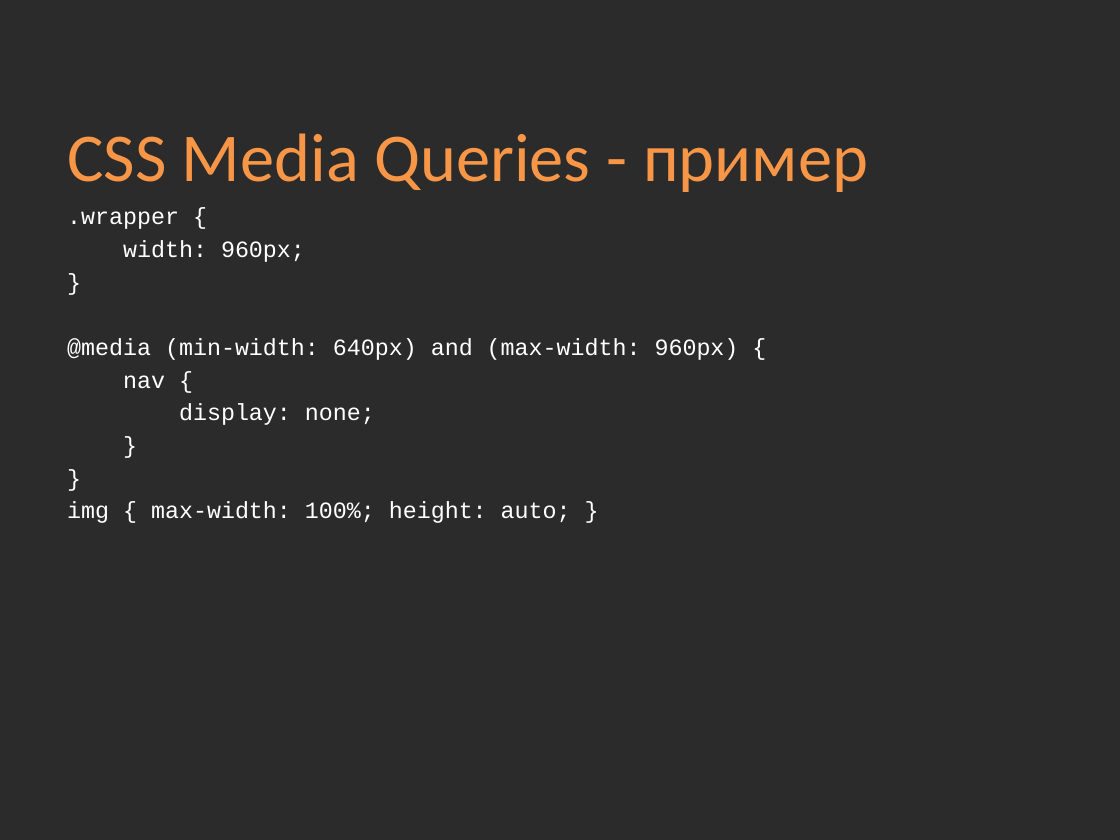
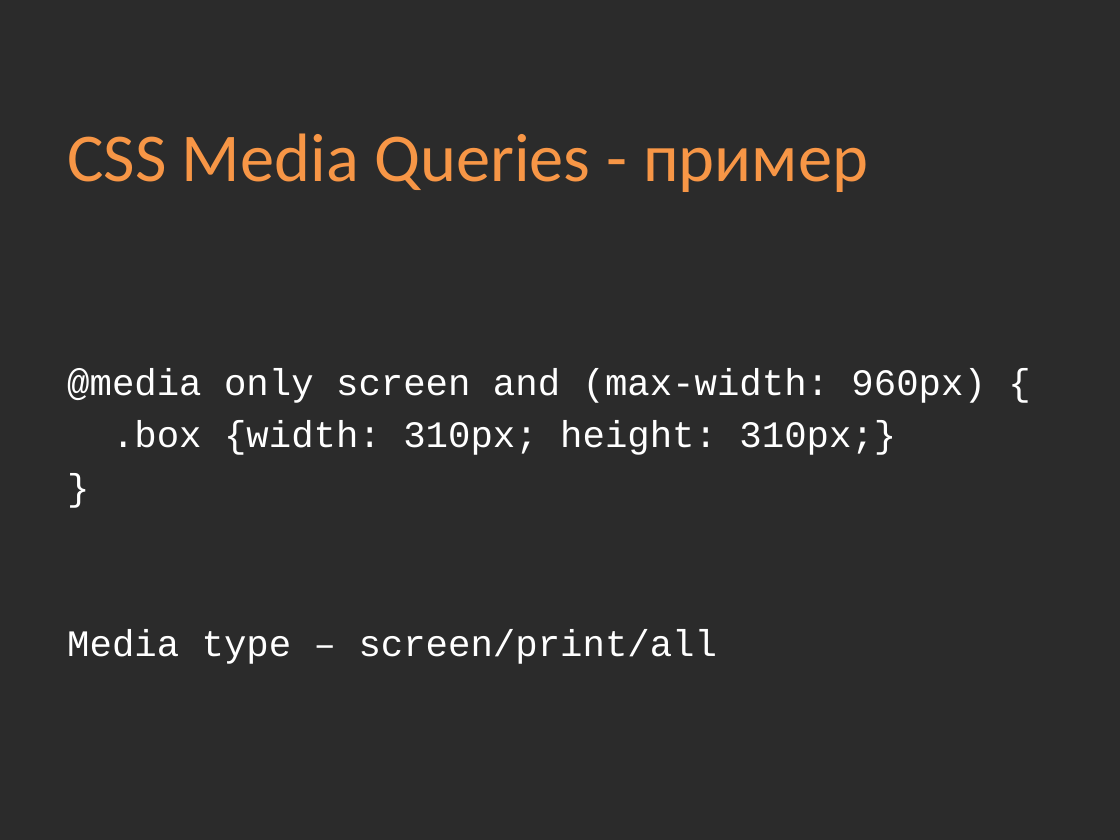
Before and after one commit to Academy-Soft-Intellect/Front-End-Course, a slide deck: slide 13 of 08-Adaptive-Design/09-Adaptive-Design.pptx (slide 9 before the commit). Drawn at 1120x840 pixels with LibreOffice and Linux fonts; fonts in the diff are those of the drawing; background and template pictures are left out; a plain dark background stands for a picture behind light text. Boxes give left, top, right and bottom in pixels: in the first picture for what was removed or moved away, otherwise in the second. Text is boxed around its words. In the diff, an @@ line names an element or a change of style, - is before the commit and + after.

Commit message:
08.Adaptive Design - presentation update

```diff
--- a/08-Adaptive-Design/09-Adaptive-Design.pptx
+++ b/08-Adaptive-Design/09-Adaptive-Design.pptx
@@ text "@media only screen and (max-width: ..." at [67,369,985,664]: size 15 to 24 pt in "}"; more space between paragraphs @@
@@ text at [67,369,985,455]: text changed; size 15 to 24 pt @@
-.wrapper {
-width: 960px;
+@media only screen and (max-width: 960px) {
+.box {width: 310px; height: 310px;}
@@ text at [67,630,718,664]: text changed; size 15 to 24 pt @@
-@media (min-width: 640px) and (max-width: 960px) {
-nav {
-display: none;
-}
-}
-img { max-width: 100%; height: auto; }
+Media type – screen/print/all
```
Also in this commit, not shown: 1 other slide changed, 7 slides added, 2 slides removed.
